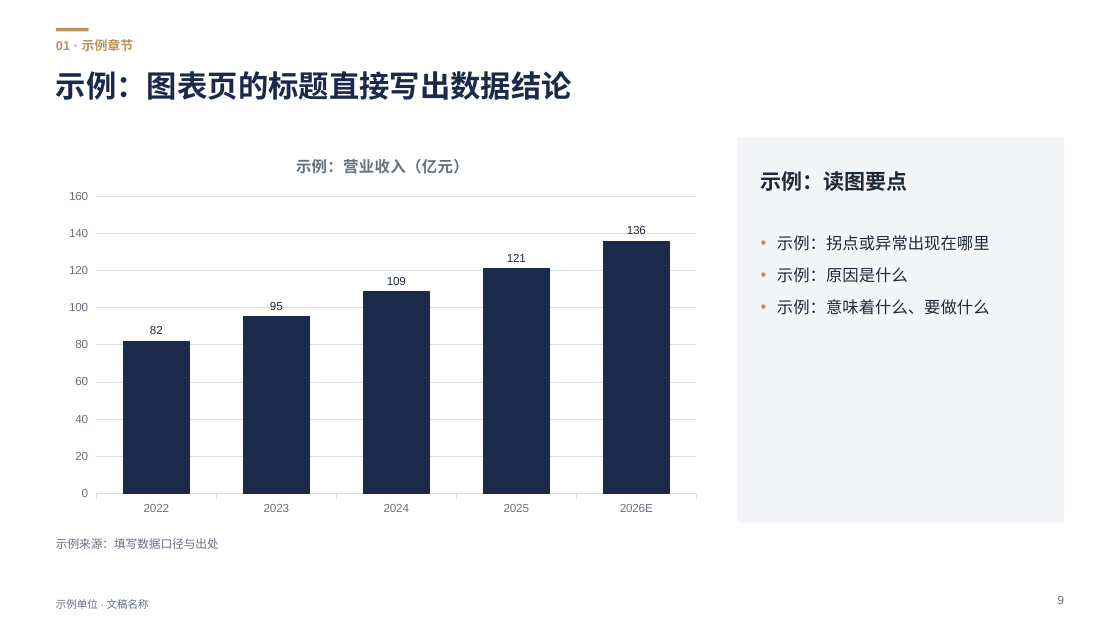
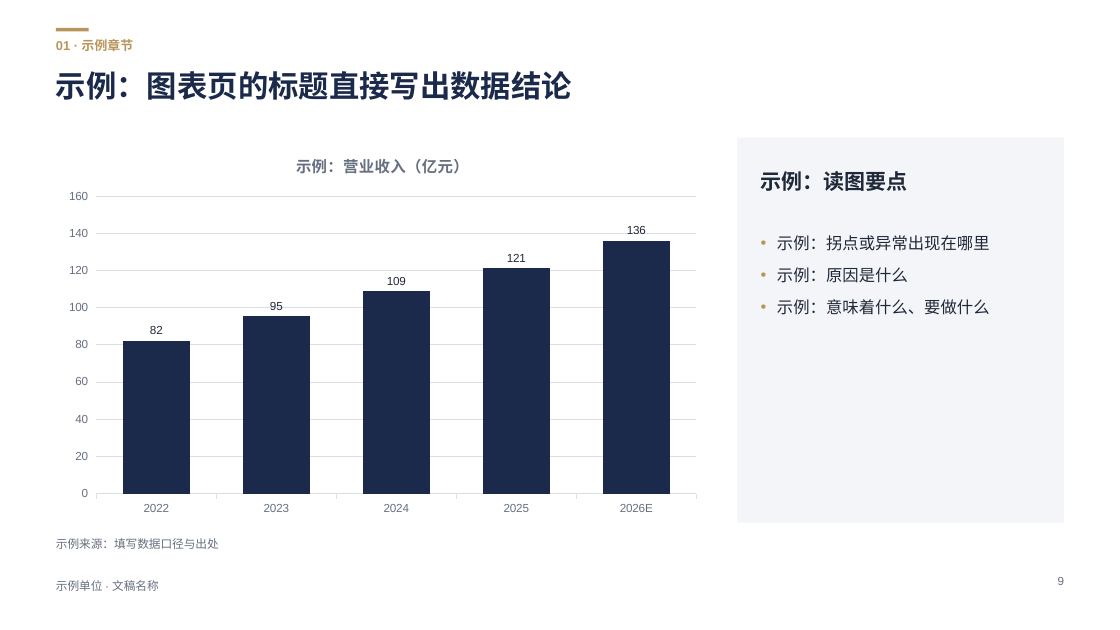
Before and after one commit to dataelement/bisheng, a slide deck: slide 9 of src/backend/bisheng/linsight/builtin_skills/bisheng-pptx/templates/operating/template.pptx. Drawn at 1120x630 pixels with LibreOffice and Linux fonts; fonts in the diff are those of the drawing. Boxes give left, top, right and bottom in pixels: in the first picture for what was removed or moved away, otherwise in the second. Text is boxed around its words. In the diff, an @@ line names an element or a change of style, - is before the commit and + after.

```diff
--- a/src/backend/bisheng/linsight/builtin_skills/bisheng-pptx/templates/operating/template.pptx
+++ b/src/backend/bisheng/linsight/builtin_skills/bisheng-pptx/templates/operating/template.pptx
@@ text "示例单位 · 文稿名称": place and size @@
-text "示例单位 · 文稿名称" at bbox=[56, 599, 149, 609]
+text "示例单位 · 文稿名称" at bbox=[56, 580, 159, 591]
@@ text "示例单位 · 文稿名称" at bbox=[56, 580, 159, 591]: size 9 to 10 pt @@
@@ page number: place and size @@
-page number at bbox=[1058, 596, 1064, 604]
+page number at bbox=[1058, 577, 1064, 585]
```
Also in this commit, not shown: 14 other slides changed, 18 other files.
